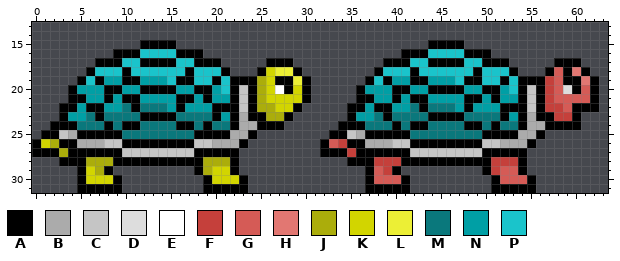
A pixel-art file gets an edit: Assets/Sprites/Characters/Enemies/Turtle/Turtle.aseprite. The picture above was drawn from the file before the commit.
64x32 pixels, 1 frame. Shown: x 0..63, y 13..31.
Visible layers, top first: "midori", "main".
Palette (. is transparent): A #000000  B #ababab  C #c5c5c5  D #dddddd  E #ffffff  F #c5403b  G #d55b56  H #e27772  J #abad0b  K #d2d500  L #ecef35  M #0a787c  N #009fa5  P #1ac4cb
Pixels before, first column x 0:
15 ............AAAA............................AAAA...............
16 .........AAAPPPPAAA......................AAAPPPPAAA............
17 .......AAAPPAAAAPPAAA.....AAA..........AAAPPAAAAPPAAA.....AAA..
18 ......APPPAPPPPPPAPPPA...AKLLA........APPPAPPPPPPAPPPA...AGAHA.
19 .....APANNAANNNPAAPPAPAAAJKAALA......APANNAANNNPAAPPAPAAAFGAAHA
20 ....ANNNAANNAAAANNAANPACAJKEAKA.....ANNNAANNAAAANNAANPACAFGDAGA
21 ....AANNANAANNNNAANANNACAJKKKKA.....AANNANAANNNNAANANNACAFGGGGA
22 ...AANAANNMAMMMNANNNAAACAJJKKA.....AANAANNMAMMMNANNNAAACAFFGAAA
23 ...ANNMAMMMMAAAAMMMMANABAAJJA......ANNMAMMMMAAAAMMMMANABAAFFA..
24 ..AAAMMMAMAAMMMMAAMAMMABBAAA......AAAMMMAMAAMMMMAAMAMMABBAAAA..
25 .AACBAAAAAMMMMMMMMAAAABBA........AACBAAAAAMMMMMMMMAAAABBA......
26 AKJAABBBCCAAAAAAAACCBBBA........AGFAABBBCCAAAAAAAACCBBBA.......
27 AAAJAAAAAACCCCCCCCAAAAA.........AAAFAAAAAACCCCCCCCAAAAA........
28 ...AAAJJJAAAAAAAAAAJJJA............AAAFFFAAAAAAAAAAFFFA........
29 .....AKJA.........AJKKA..............AGFA.........AFGGA........
30 .....AKKKA.........AKKKA.............AGGGA.........AGGGA.......
31 .....AAAAA.........AAAAA.............AAAAA.........AAAAA.......
New version:
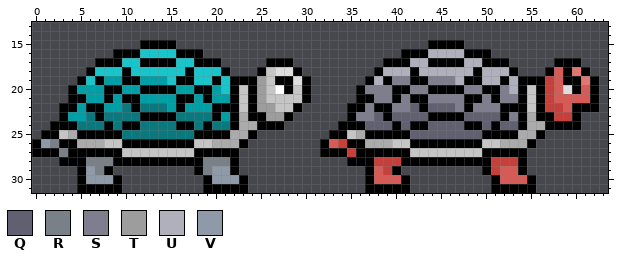
Colours new in this view: Q #606070  R #798088  S #7e7e8f  T #9d9d9d  U #b0b0bd  V #8e9aa7
Changes in this commit:
layer "midori" now hidden
y 16: x 44..47 PPPP -> UUUU
y 17: x 42..43 PP -> UU; x 48..49 PP -> UU
y 18: x 26..28 KLL -> CDD; x 39..41 PPP -> UUU; x 43..48 PPPPPP -> UUUUUU; x 50..52 PPP -> UUU
y 19: x 25..26 JK -> TC; x 29 L -> D; x 38 P -> U; x 40..41 NN -> SS; x 44..47 NNNP -> SSSU; x 50..51 PP -> UU; x 53 P -> U
y 20: x 25..26 JK -> TC; x 29 K -> C; x 37..39 NNN -> SSS; x 42..43 NN -> SS; x 48..49 NN -> SS; x 52..53 NP -> SU
y 21: x 25..29 JKKKK -> TCCCC; x 38..39 NN -> SS; x 41 N -> S; x 44..47 NNNN -> SSSS; x 50 N -> S; x 52..53 NN -> SS
y 22: x 25..28 JJKK -> TTCC; x 37 N -> S; x 40..42 NNM -> SSQ; x 44..47 MMMN -> QQQS; x 49..51 NNN -> SSS
y 23: x 26..27 JJ -> TT; x 36..38 NNM -> SSQ; x 40..43 MMMM -> QQQQ; x 48..51 MMMM -> QQQQ; x 53 N -> S
y 24: x 37..39 MMM -> QQQ; x 41 M -> Q; x 44..47 MMMM -> QQQQ; x 50 M -> Q; x 52..53 MM -> QQ
y 25: x 42..49 MMMMMMMM -> QQQQQQQQ
y 26: x 1..2 KJ -> VR
y 27: x 3 J -> R
y 28: x 6..8 JJJ -> RRR; x 19..21 JJJ -> RRR
y 29: x 6..7 KJ -> VR; x 19..21 JKK -> RVV
y 30: x 6..8 KKK -> VVV; x 20..22 KKK -> VVV
Pixel boxes of the changes (left, top, right, bottom) in both pictures:
changed: (356, 49, 518, 139)
changed: (257, 67, 302, 121)
changed: (41, 139, 113, 184)
changed: (203, 157, 239, 184)
